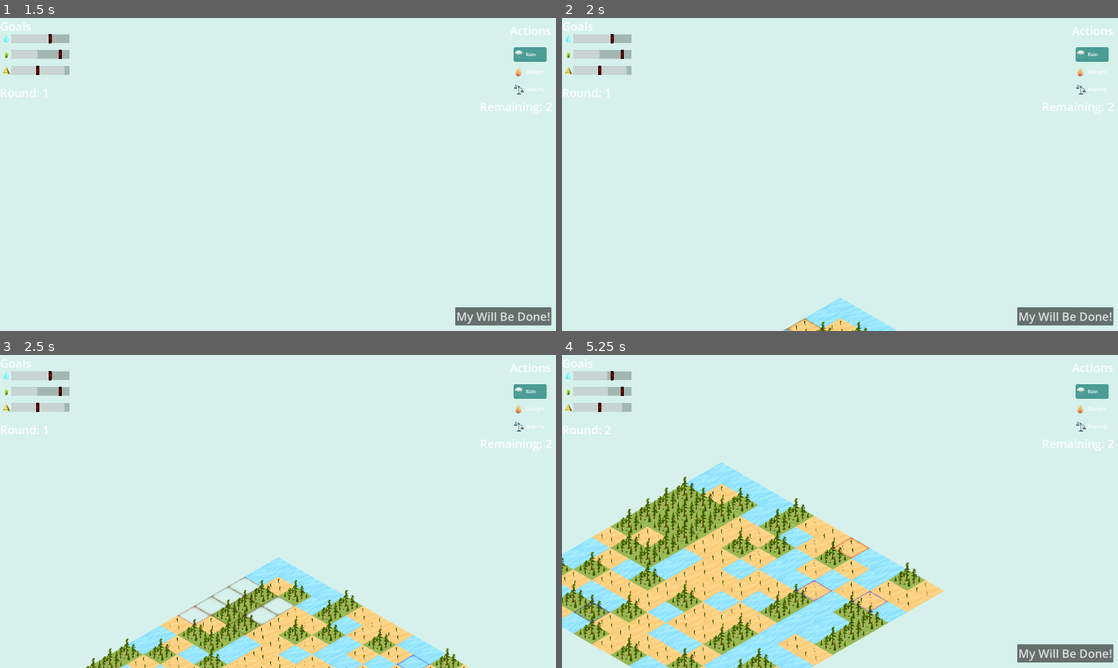
Above: before the commit, frames 1-4 (two rows, left to right).
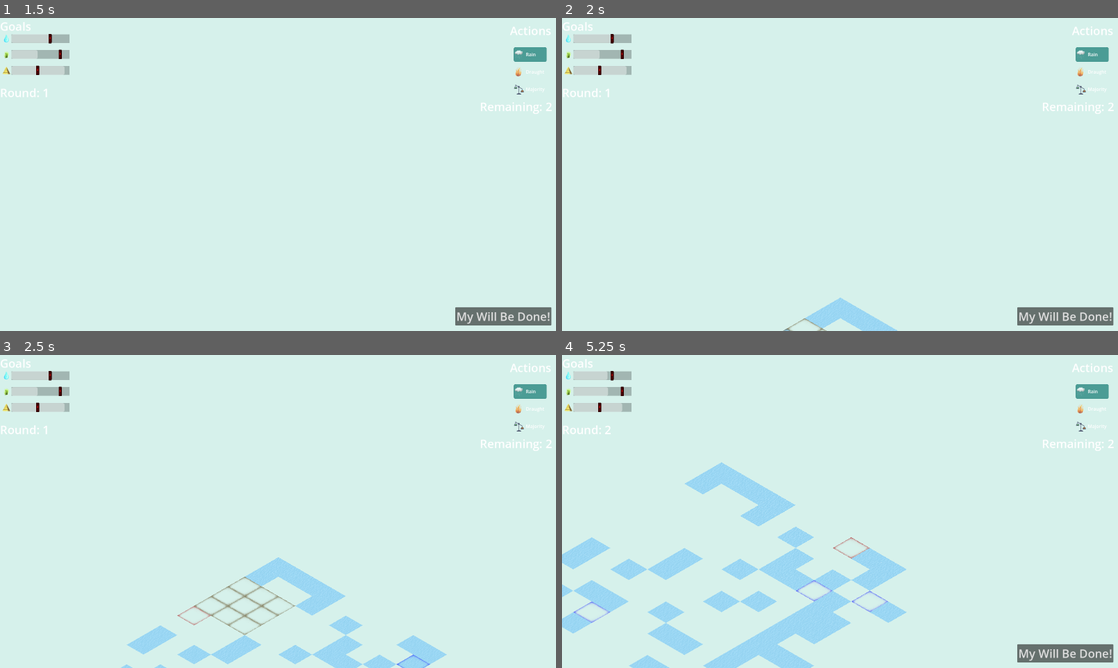
Above: after the commit, the same moments.

Repository: matouseek/game_jam_24
Game: Godot game, scene res://scenes/menu.tscn
Same seed, same stepped clock (60 frames per second), same inputs: the game is played once before the commit and once after it. The engine's default icon, where the game draws it, is replaced by a stand-in: a white triangle on a blue panel in a dark square.
Inputs (mouse positions are in pixels of both pictures, inside the frame that each line leads up to):
- Up to frame 1 (1.5 s): click "PLAY" at 0.5 s; click "My Will Be Done!" at 1.25 s
- Up to frame 2 (2 s): no input
- Up to frame 3 (2.5 s): click "My Will Be Done!" at 2 s
- Up to frame 4 (5.25 s): tap Enter (ui_accept) at 2.75, 3.02, 3.77 s; move the mouse to (962, 495) at 2.77 s; press the mouse at (962, 495) at 2.78 s; hold D (right) 2.78-3.53 s; move the mouse to (728, 527) at 3.52 s; release the mouse at (728, 527) at 3.53 s; hold S (down) 3.53-4.28 s; tap U (undo) at 3.6 s; move the mouse to (895, 442) at 4.27 s; hold D (right) 4.28-5.03 s; hold Mouse wheel up (zoom_in) 4.28-5.03 s; move the mouse to (812, 574) at 5.02 s; hold W (up) from 5.03 s (still down); tap Mouse wheel down (zoom_out) at 5.1 s

Frame 1 is identical in both runs. In frame 2, 0.4% of the frame differs, in the area x 40-61%, y 89-100%; in frame 3, 7.8%; in frame 4, 21%, in the area x 0-69%, y 34-100%.
Error after the commit: Invalid access to property or key 'texture' on a base object of type 'null instance'. (res://scripts/environment.gd:163)

Commit message:
Tiles added

Diff:
--- a/assets/placeholders/tilesets/terrain.tres
+++ /dev/null
@@ -1,29 +0,0 @@
-[gd_resource type="TileSet" load_steps=7 format=3 uid="uid://b0333eyi3skxo"]
-
-[ext_resource type="Texture2D" uid="uid://dwrlh7keyw5w0" path="res://assets/placeholders/tileset_desert_placeholder_3.png" id="1_0q1eh"]
-[ext_resource type="Texture2D" uid="uid://c08wt1hnupods" path="res://assets/placeholders/tileset_forest_placeholder_3.png" id="2_dcg5m"]
-[ext_resource type="Texture2D" uid="uid://wyd4pm0vbxsx" path="res://assets/placeholders/tileset_water_placeholder_3.png" id="6_3d6yv"]
-
-[sub_resource type="TileSetAtlasSource" id="TileSetAtlasSource_17h21"]
-texture = ExtResource("6_3d6yv")
-texture_region_size = Vector2i(1024, 591)
-0:0/0 = 0
-
-[sub_resource type="TileSetAtlasSource" id="TileSetAtlasSource_lj3by"]
-texture = ExtResource("2_dcg5m")
-texture_region_size = Vector2i(1024, 787)
-0:0/0 = 0
-0:0/0/texture_origin = Vector2i(0, 98)
-
-[sub_resource type="TileSetAtlasSource" id="TileSetAtlasSource_yasu7"]
-texture = ExtResource("1_0q1eh")
-texture_region_size = Vector2i(1024, 591)
-0:0/0 = 0
-
-[resource]
-tile_shape = 1
-tile_layout = 5
-tile_size = Vector2i(1024, 591)
-sources/1 = SubResource("TileSetAtlasSource_lj3by")
-sources/0 = SubResource("TileSetAtlasSource_17h21")
-sources/2 = SubResource("TileSetAtlasSource_yasu7")
--- /dev/null
+++ b/assets/tilesets/terrain.tres
@@ -0,0 +1,74 @@
+[gd_resource type="TileSet" load_steps=19 format=3 uid="uid://b0333eyi3skxo"]
+
+[ext_resource type="Texture2D" uid="uid://b6ht6ieym3d3l" path="res://assets/Tiles/tileset_water_tier1.png" id="1_gwtwh"]
+[ext_resource type="Texture2D" uid="uid://bbcni0uvl4mie" path="res://assets/Tiles/tileset_forest_tier1.png" id="2_glgqf"]
+[ext_resource type="Texture2D" uid="uid://nthmhx8ql2jo" path="res://assets/Tiles/tileset_forest_tier2.png" id="3_j5dp5"]
+[ext_resource type="Texture2D" uid="uid://cd383yw2oen4u" path="res://assets/Tiles/tileset_forest_tier3.png" id="4_5lkjs"]
+[ext_resource type="Texture2D" uid="uid://bkspud515m8lo" path="res://assets/Tiles/tileset_desert_tier1.png" id="5_av2oq"]
+[ext_resource type="Texture2D" uid="uid://u055j3ql836h" path="res://assets/Tiles/tileset_desert_tier2.png" id="6_ht6hf"]
+[ext_resource type="Texture2D" uid="uid://b7b22ia1ni1la" path="res://assets/Tiles/tileset_desert_tier3.png" id="7_6qp57"]
+[ext_resource type="Texture2D" uid="uid://chxmq882cdfpr" path="res://assets/Tiles/tileset_water_tier2.png" id="8_76r66"]
+[ext_resource type="Texture2D" uid="uid://cg38ouwok55ft" path="res://assets/Tiles/tileset_water_tier3.png" id="9_aci8t"]
+
+[sub_resource type="TileSetAtlasSource" id="TileSetAtlasSource_asfwr"]
+texture = ExtResource("1_gwtwh")
+texture_region_size = Vector2i(1024, 591)
+0:0/0 = 0
+
+[sub_resource type="TileSetAtlasSource" id="TileSetAtlasSource_gd7vq"]
+texture = ExtResource("2_glgqf")
+texture_region_size = Vector2i(1024, 886)
+use_texture_padding = false
+0:0/0 = 0
+0:0/0/texture_origin = Vector2i(0, 60)
+
+[sub_resource type="TileSetAtlasSource" id="TileSetAtlasSource_uwagf"]
+texture = ExtResource("3_j5dp5")
+texture_region_size = Vector2i(1024, 886)
+0:0/0 = 0
+0:0/0/texture_origin = Vector2i(0, 60)
+
+[sub_resource type="TileSetAtlasSource" id="TileSetAtlasSource_gjna8"]
+texture = ExtResource("4_5lkjs")
+texture_region_size = Vector2i(1024, 886)
+0:0/0 = 0
+0:0/0/texture_origin = Vector2i(0, 60)
+
+[sub_resource type="TileSetAtlasSource" id="TileSetAtlasSource_2d1xh"]
+texture = ExtResource("5_av2oq")
+texture_region_size = Vector2i(1024, 591)
+0:0/0 = 0
+
+[sub_resource type="TileSetAtlasSource" id="TileSetAtlasSource_bmqxv"]
+texture = ExtResource("6_ht6hf")
+texture_region_size = Vector2i(1024, 591)
+0:0/0 = 0
+
+[sub_resource type="TileSetAtlasSource" id="TileSetAtlasSource_4kkt3"]
+texture = ExtResource("7_6qp57")
+texture_region_size = Vector2i(1024, 591)
+0:0/0 = 0
+
+[sub_resource type="TileSetAtlasSource" id="TileSetAtlasSource_u50kk"]
+texture = ExtResource("8_76r66")
+texture_region_size = Vector2i(1024, 591)
+0:0/0 = 0
+
+[sub_resource type="TileSetAtlasSource" id="TileSetAtlasSource_kxmn5"]
+texture = ExtResource("9_aci8t")
+texture_region_size = Vector2i(1024, 591)
+0:0/0 = 0
+
+[resource]
+tile_shape = 1
+tile_layout = 5
+tile_size = Vector2i(1024, 591)
+sources/0 = SubResource("TileSetAtlasSource_asfwr")
+sources/10 = SubResource("TileSetAtlasSource_gd7vq")
+sources/13 = SubResource("TileSetAtlasSource_uwagf")
+sources/16 = SubResource("TileSetAtlasSource_gjna8")
+sources/3 = SubResource("TileSetAtlasSource_u50kk")
+sources/6 = SubResource("TileSetAtlasSource_kxmn5")
+sources/20 = SubResource("TileSetAtlasSource_2d1xh")
+sources/23 = SubResource("TileSetAtlasSource_bmqxv")
+sources/26 = SubResource("TileSetAtlasSource_4kkt3")
--- a/scenes/environment.tscn
+++ b/scenes/environment.tscn
@@ -1,8 +1,8 @@
 [gd_scene load_steps=4 format=3 uid="uid://csaayek0wci1c"]
 
 [ext_resource type="Script" path="res://scripts/environment.gd" id="1_1iak0"]
-[ext_resource type="TileSet" uid="uid://b0333eyi3skxo" path="res://assets/placeholders/tilesets/terrain.tres" id="1_7n8vy"]
-[ext_resource type="TileSet" uid="uid://dk6oc062mypbo" path="res://assets/placeholders/tilesets/highlight.tres" id="3_6bgy2"]
+[ext_resource type="TileSet" uid="uid://b0333eyi3skxo" path="res://assets/tilesets/terrain.tres" id="1_7n8vy"]
+[ext_resource type="TileSet" uid="uid://dk6oc062mypbo" path="res://assets/tilesets/highlight.tres" id="3_6bgy2"]
 
 [node name="Environment" type="Node2D"]
 script = ExtResource("1_1iak0")
Binary file added: assets/Tiles/tileset_desert_tier1.png
Not shown, added: assets/Tiles/tileset_desert_tier1.png.import
Binary file added: assets/Tiles/tileset_desert_tier2.png
Not shown, added: assets/Tiles/tileset_desert_tier2.png.import
Binary file added: assets/Tiles/tileset_desert_tier3.png
Not shown, added: assets/Tiles/tileset_desert_tier3.png.import
Binary file added: assets/Tiles/tileset_forest_tier1.png
Not shown, added: assets/Tiles/tileset_forest_tier1.png.import
Binary file added: assets/Tiles/tileset_forest_tier2.png
Not shown, added: assets/Tiles/tileset_forest_tier2.png.import
Binary file added: assets/Tiles/tileset_forest_tier3.png
Not shown, added: assets/Tiles/tileset_forest_tier3.png.import
(and 7 more such lines)
